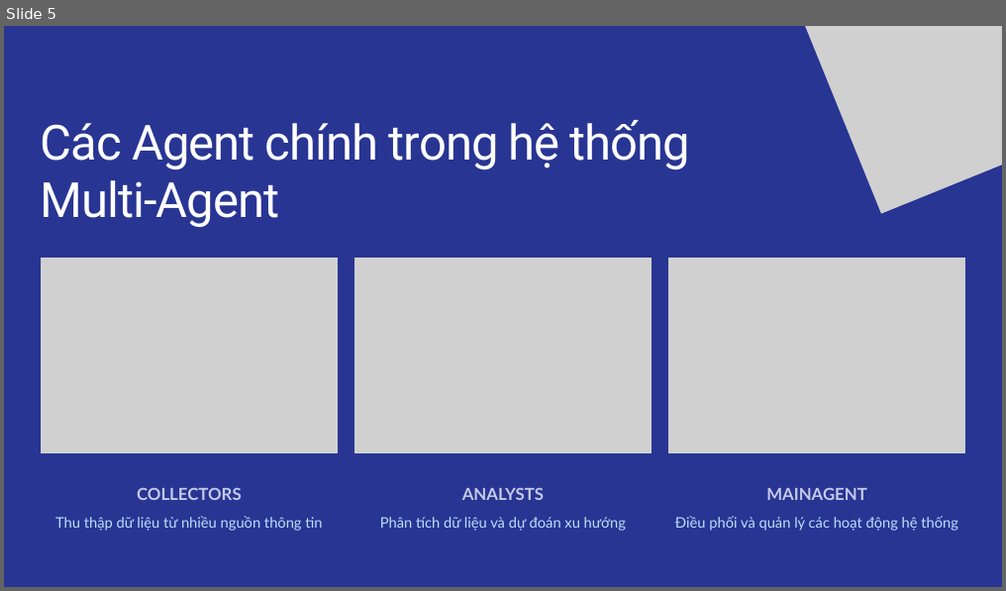
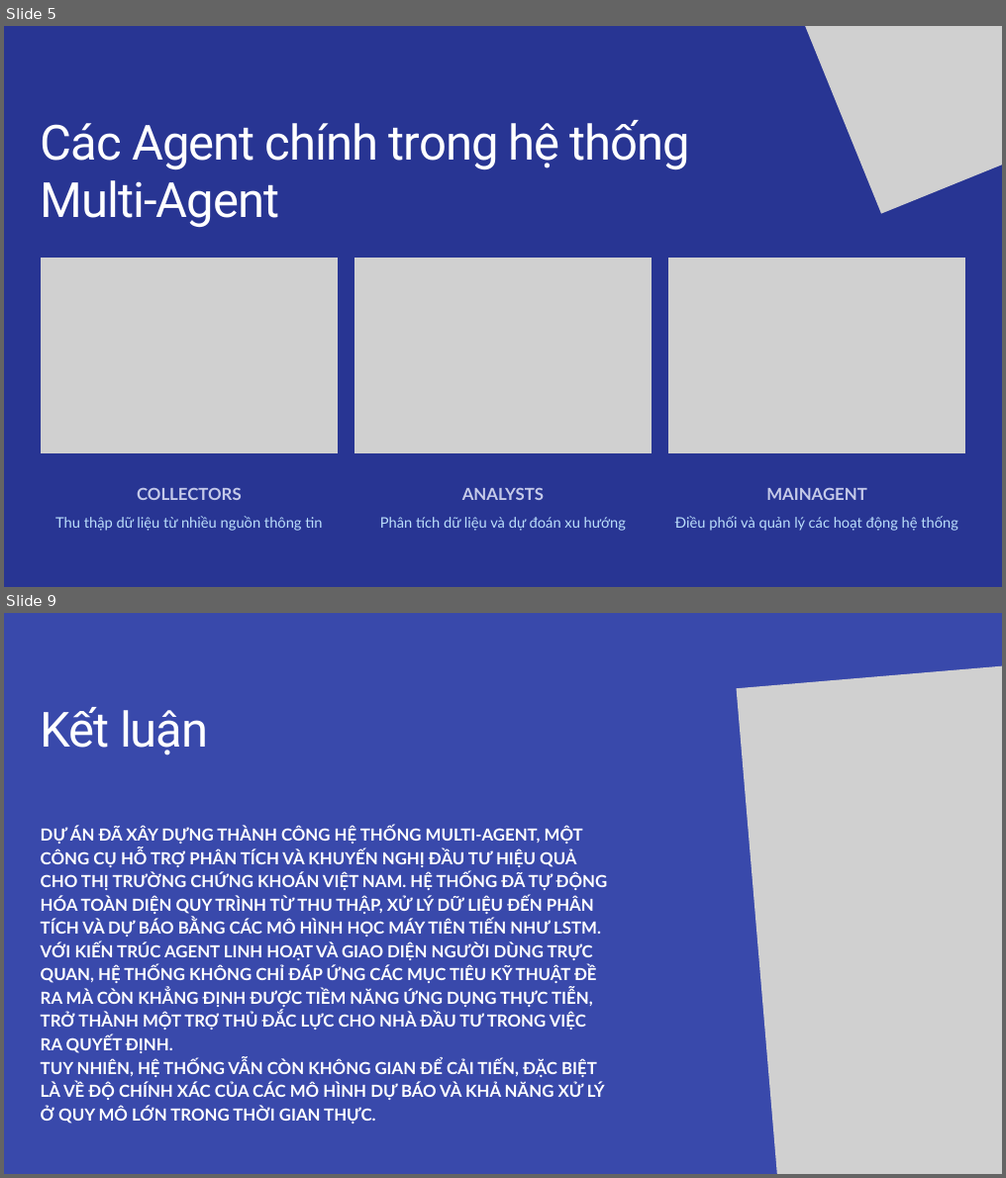
Before and after one commit to nminduo2k5/PTTKPM25-26_N05_Nhom-11-, a slide deck: Documents/Slide/Bài thuyết trình - Hệ thống Multi-Agent Viet Nam Stock.pptx. Shown one above the other, each under a label of ours: slide 5 before the commit, slides 5 and 9 after it; the slides between them are not shown. The pictures are 1006x591 and 1006x1178 pixels, drawn with LibreOffice and Linux fonts; fonts in the diff are those of the drawing; grey boxes stand for pictures; background and template pictures are left out. Boxes give left, top, right and bottom in pixels: in the first picture for what was removed or moved away, otherwise in the second. Text is boxed around its words. In the diff, an @@ line names an element or a change of style, - is before the commit and + after.

```diff
--- a/Documents/Slide/Bài thuyết trình - Hệ thống Multi-Agent Viet Nam Stock.pptx
+++ b/Documents/Slide/Bài thuyết trình - Hệ thống Multi-Agent Viet Nam Stock.pptx
@@ slide 9 added at <box>4,613,1002,1174</box>, background picture (left out) @@
@@ picture added at <box>736,635,1002,1174</box> @@
@@ text added at <box>41,707,209,756</box>, 70 pt, text #FFFFFF @@
+Kết luận
@@ text added at <box>41,827,608,1124</box>, 24 pt, text #FFFFFF, bold @@
+DỰ ÁN ĐÃ XÂY DỰNG THÀNH CÔNG HỆ THỐNG MULTI-AGENT, MỘT CÔNG CỤ HỖ TRỢ PHÂN TÍCH VÀ KHUYẾN NGHỊ ĐẦU TƯ HIỆU QUẢ CHO THỊ TRƯỜNG CHỨNG KHOÁN VIỆT NAM. HỆ THỐNG ĐÃ TỰ ĐỘNG HÓA TOÀN DIỆN QUY TRÌNH TỪ THU THẬP, XỬ LÝ DỮ LIỆU ĐẾN PHÂN TÍCH VÀ DỰ BÁO BẰNG CÁC MÔ HÌNH HỌC MÁY TIÊN TIẾN NHƯ LSTM.
+VỚI KIẾN TRÚC AGENT LINH HOẠT VÀ GIAO DIỆN NGƯỜI DÙNG TRỰC QUAN, HỆ THỐNG KHÔNG CHỈ ĐÁP ỨNG CÁC MỤC TIÊU KỸ THUẬT ĐỀ RA MÀ CÒN KHẲNG ĐỊNH ĐƯỢC TIỀM NĂNG ỨNG DỤNG THỰC TIỄN, TRỞ THÀNH MỘT TRỢ THỦ ĐẮC LỰC CHO NHÀ ĐẦU TƯ TRONG VIỆC RA QUYẾT ĐỊNH.
+TUY NHIÊN, HỆ THỐNG VẪN CÒN KHÔNG GIAN ĐỂ CẢI TIẾN, ĐẶC BIỆT LÀ VỀ ĐỘ CHÍNH XÁC CỦA CÁC MÔ HÌNH DỰ BÁO VÀ KHẢ NĂNG XỬ LÝ Ở QUY MÔ LỚN TRONG THỜI GIAN THỰC.
```
Also in this commit, not shown: 4 slides changed, 1 other slide added, 1 slide removed.
